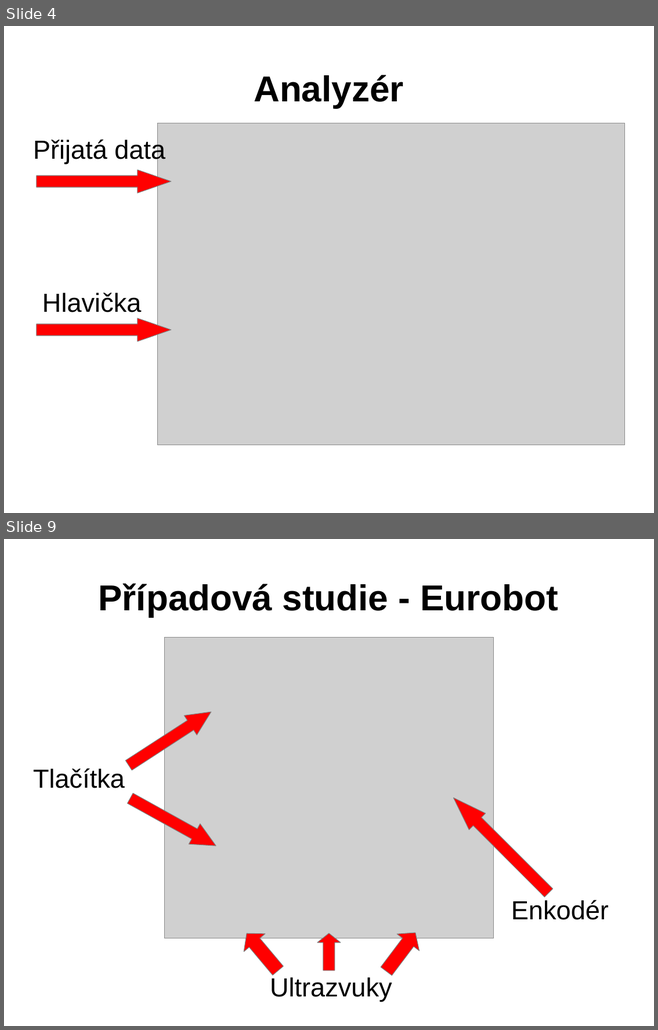
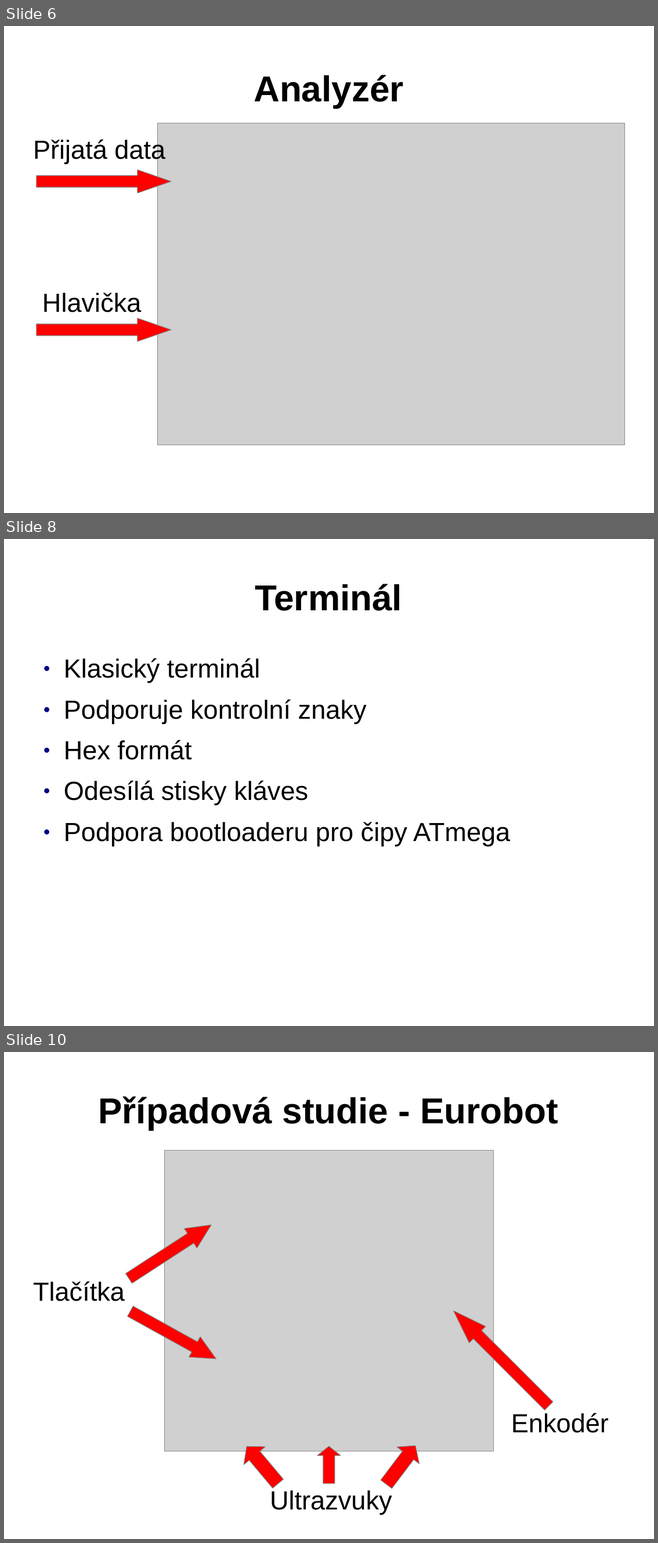
Before and after one commit to Tasssadar/soc, a slide deck: prezentace.ppt. Shown one above the other, each under a label of ours: slides 4 and 9 before the commit, slides 6, 8 and 10 after it; the slides between them are not shown. The pictures are 658x1030 and 658x1543 pixels, drawn with LibreOffice and Linux fonts; fonts in the diff are those of the drawing; grey boxes stand for pictures; background and template pictures are left out. Boxes give left, top, right and bottom in pixels: in the first picture for what was removed or moved away, otherwise in the second. Text is boxed around its words. In the diff, an @@ line names an element or a change of style, - is before the commit and + after.

```diff
--- a/prezentace.ppt
+++ b/prezentace.ppt
@@ slide 8 added at [4, 539, 654, 1026], background picture (left out) @@
@@ title added at [255, 584, 402, 611], 44 pt, text #000000, bold @@
+Terminál
@@ text added at [64, 658, 510, 846], 32 pt, text #000000 @@
+● Klasický terminál
+● Podporuje kontrolní znaky
+● Hex formát
+● Odesílá stisky kláves
+● Podpora bootloaderu pro čipy ATmega
@@ what was slide 4 is now slide 6 @@
@@ what was slide 9 is now slide 10 @@
```
Also in this commit, not shown: 2 slides changed, 1 other file.
